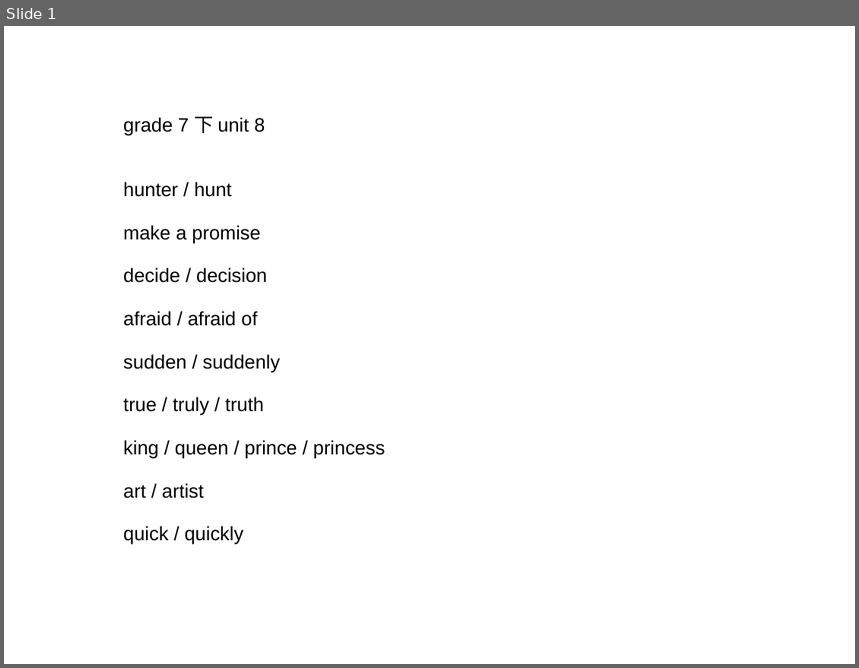
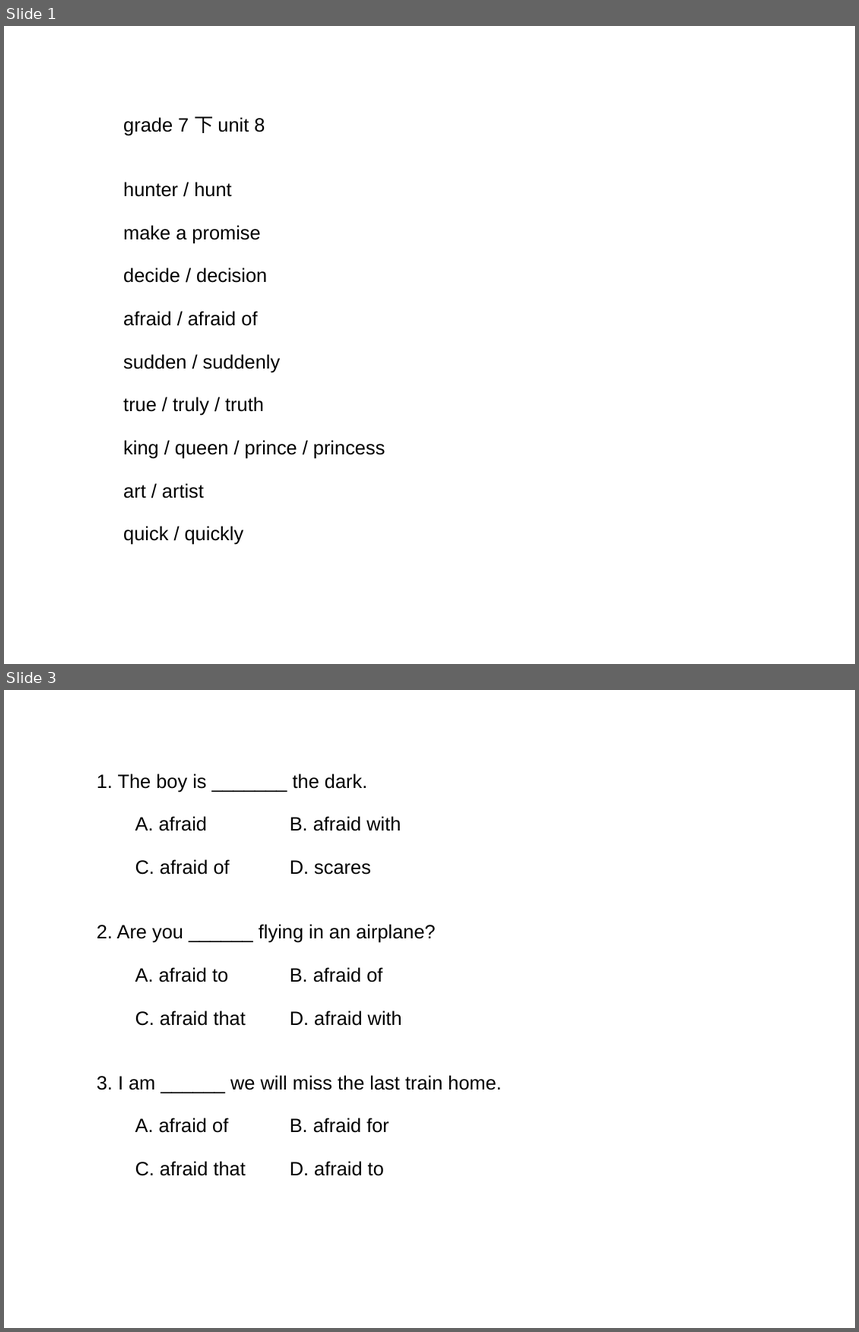
Before and after one commit to ericzhang/english-math, a slide deck: english/grade-7-下/7下英语人教版-unit-8-words.ppt. Shown one above the other, each under a label of ours: slide 1 before the commit, slides 1 and 3 after it; the slides between them are not shown. The pictures are 859x668 and 859x1332 pixels, drawn with LibreOffice and Linux fonts; fonts in the diff are those of the drawing. Boxes give left, top, right and bottom in pixels: in the first picture for what was removed or moved away, otherwise in the second. Text is boxed around its words. In the diff, an @@ line names an element or a change of style, - is before the commit and + after.

```diff
--- a/english/grade-7-下/7下英语人教版-unit-8-words.ppt
+++ b/english/grade-7-下/7下英语人教版-unit-8-words.ppt
@@ slide 3 added at [4,690,855,1328], background #FFFFFF @@
@@ text added at [97,774,502,1176], 18 pt, text #000000 @@
+1. The boy is _______ the dark.
+A. afraid B. afraid with
+C. afraid of D. scares
+2. Are you ______ flying in an airplane?
+A. afraid to B. afraid of
+C. afraid that D. afraid with
+3. I am ______ we will miss the last train home.
+A. afraid of B. afraid for
+C. afraid that D. afraid to
```
Also in this commit, not shown: 1 slide changed, 3 other slides added, 8 other files.
